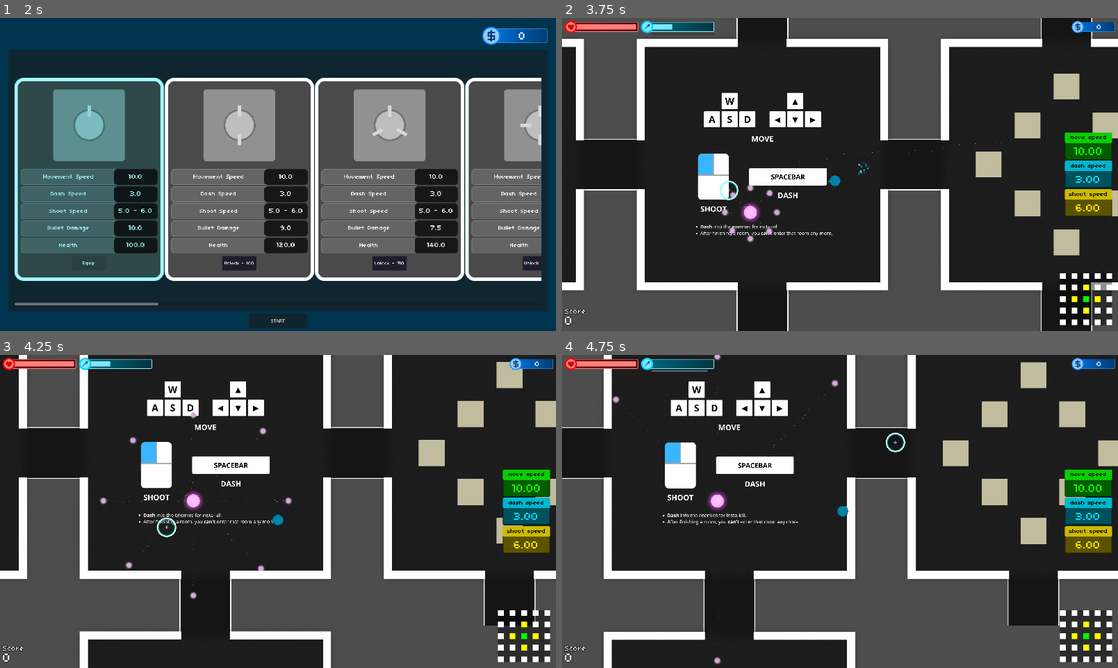
Above: before the commit, frames 1-4 (two rows, left to right).
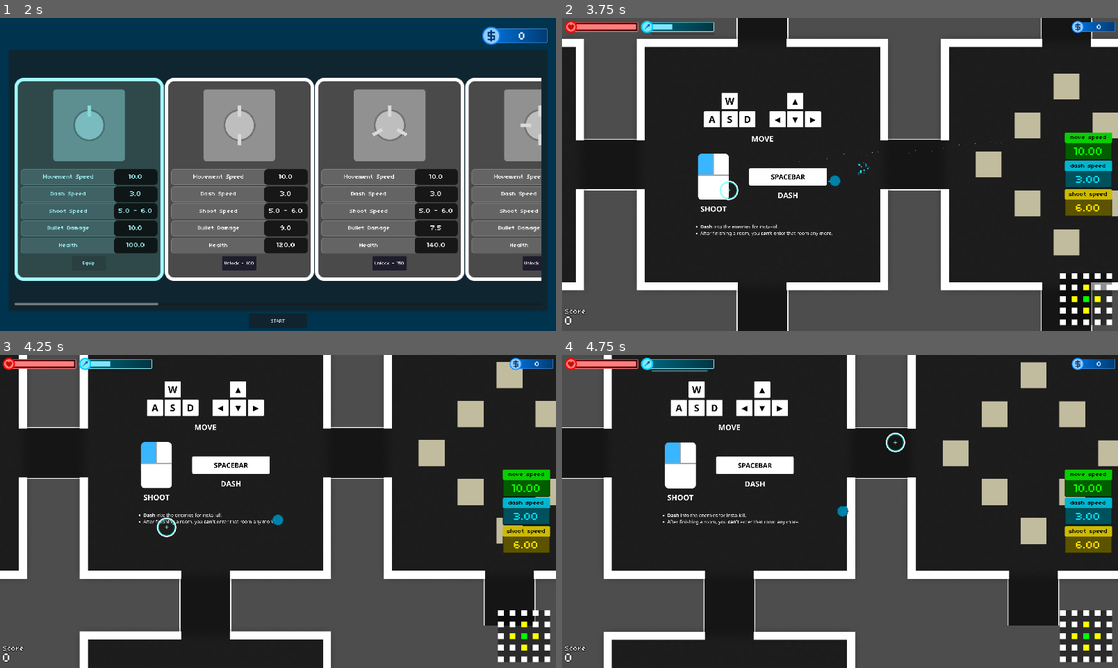
Above: after the commit, the same moments.

Repository: doanryderrhythm/thesis-1-vng-game
Game: Godot game, scene res://scenes/main_scenes/shop_scene.tscn
The game is run twice, just before and just after one commit, with the same random seed, the same clock (stepped at 60 frames per second) and the same inputs.
Inputs (mouse positions are in pixels of both pictures, inside the frame that each line leads up to):
- Up to frame 1 (2 s): click "Unlock - 0" at 0.5 s; click "Equip" at 1.25 s
- Up to frame 2 (3.75 s): click "START" at 2 s; move the mouse to (962, 158) at 2.77 s; hold Right (right) 2.78-3.53 s; tap Space (dash) at 2.85, 3.6 s; click (962, 158) at 2.92 s; move the mouse to (728, 190) at 3.52 s; hold Down (down) from 3.53 s (still down)
- Up to frame 3 (4.25 s): keep holding Down (down)
- Up to frame 4 (4.75 s): move the mouse to (895, 442) at 4.27 s; release Down (down) at 4.28 s; hold Right (right) from 4.28 s (still down); tap Space (dash) at 4.35 s

Frame 1 is identical in both runs. In frame 2, 0.4% of the frame differs, in the area x 28-40%, y 53-72%; in frame 3, 0.4%, in the area x 17-53%, y 18-78%; in frame 4, 0.3%.

Commit message:
Remove bomb pellet from play scene

Diff:
--- a/untitled-thesis-1-game/scenes/main_scenes/play_scene.tscn
+++ b/untitled-thesis-1-game/scenes/main_scenes/play_scene.tscn
@@ -4,7 +4,6 @@
 [ext_resource type="PackedScene" uid="uid://di78feag8gs8a" path="res://scenes/ui/debug_ui.tscn" id="1_vrx0d"]
 [ext_resource type="PackedScene" uid="uid://dls40hpj5hhkq" path="res://scenes/cursors/aim_cursor.tscn" id="2_qvacy"]
 [ext_resource type="Texture2D" uid="uid://dkacfy5sk2ffo" path="res://sprites/tutorial/tutorial.png" id="4_5b3o3"]
-[ext_resource type="PackedScene" uid="uid://dhxorp0bbtv8q" path="res://scenes/bombs/bomb_pellets.tscn" id="5_y0n7b"]
 
 [sub_resource type="GDScript" id="GDScript_vrx0d"]
 resource_name = "play_scene"
@@ -131,6 +130,3 @@
 
 [node name="AnimationPlayer" type="AnimationPlayer" parent="." unique_id=759961423]
 libraries/ = SubResource("AnimationLibrary_y0n7b")
-
-[node name="BombPellets" parent="." unique_id=1248930214 instance=ExtResource("5_y0n7b")]
-position = Vector2(-119, 472)
